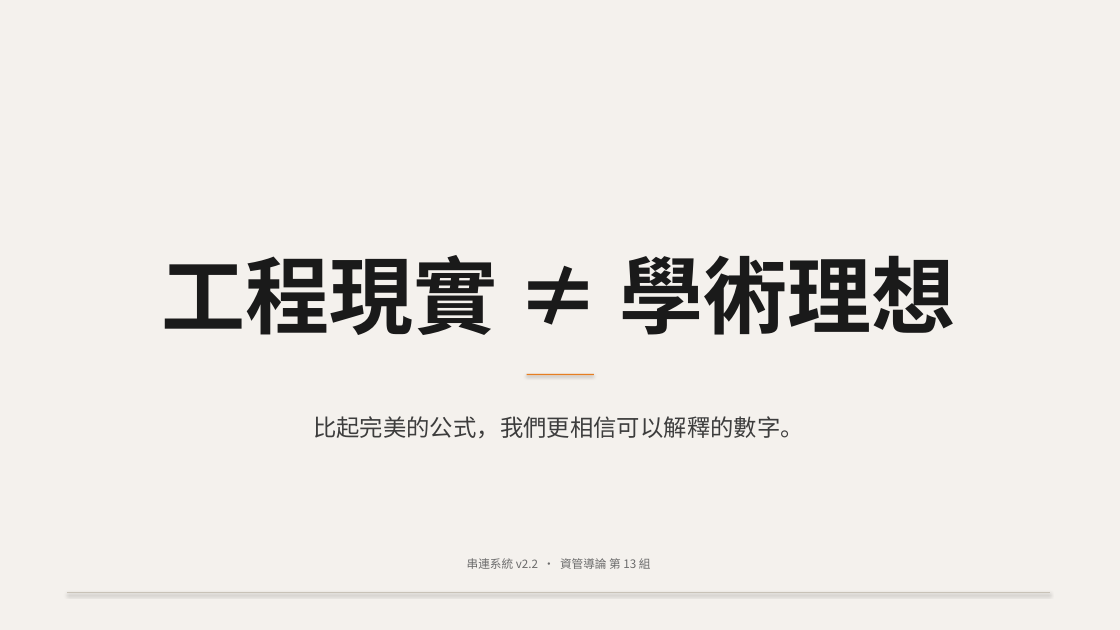
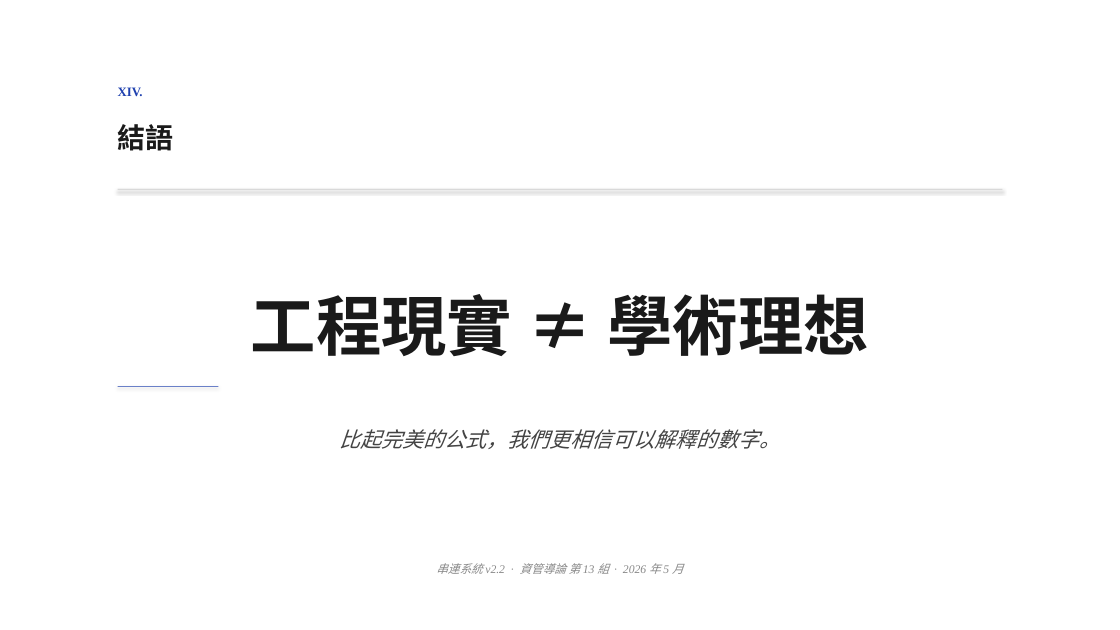
Before and after one commit to Peter2594/chuanlien-system-v2, a slide deck: slide 16 of docs/串連系統_簡報.pptx. Drawn at 1120x630 pixels with LibreOffice and Linux fonts; fonts in the diff are those of the drawing. Boxes give left, top, right and bottom in pixels: in the first picture for what was removed or moved away, otherwise in the second. Text is boxed around its words. In the diff, an @@ line names an element or a change of style, - is before the commit and + after.

Commit message:
docs(slides): 完全重做 — Sequoia Memo 風（學術備忘錄）
整份簡報重寫，從「dashboard 風格」改成「投資備忘錄風格」。

設計準則：
- 純白底 + 深黑字 + 一個藍色 accent (#1E40AF)
- 中文細明體 PMingLiU + 英文 Times New Roman（襯線字）
- 大量留白（左右 1.4 吋邊界）
- 左對齊所有文字、無卡片、無色塊
- Roman numeral 章節編號 (I., II., III., ...)
- 1.55 行距（呼吸感）
- 公式用 Times italic 呈現（學術數學風）
- 引文用 italic + 「— 角色」標注
- 表格用 hairline 分隔，無填色
- 競品分析的勾叉改 ● / ◐ / ○（serif 圓點，比 ✓ ✗ 高雅）

16 頁全部重做：
  Cover           — 巨大 serif 標題置左、藍色短線
  I. 問題         — 三段問題式 essay
  II. 解法        — 三個 problem-solution pair
  III. 員工負載   — 公式 + 三層拆解
  IV. 健康度       — 六維權重表
  V. 決策影響      — 引文 + DiD 公式 + 案例
  VI. 方法論       — 五階段條列
  VII. 智能搜尋   — BM25F 公式 + 欄位權重
  VIII. What-if   — 四種介入 + 判定邏輯
  IX. 部門網絡     — Δ 公式 + 驗證
  X. 競品分析     — 矩陣表
  XI. 技術架構     — 分層列表
  XII. 預期效益    — 大數字 + 對比敘述
  XIII. 已知限制   — 誠實揭露
  XIV. 結語       — 巨大 take-away 置中

放棄之前的「卡片 + 色塊」dashboard 美學，
改為「閱讀文件」的學術備忘錄美學。

```diff
--- a/docs/串連系統_簡報.pptx
+++ b/docs/串連系統_簡報.pptx
@@ rectangle at (0, 0, 1120, 630): fill #F4F1ED to #FFFFFF @@
@@ text added at (118, 87, 143, 96), 11 pt, text #1E40AF, bold @@
+XIV.
@@ text added at (118, 124, 174, 151), 24 pt, text #1A1A1A, bold @@
+結語
@@ rectangle added at (118, 189, 1002, 190), fill #CCCCCC @@
@@ text "工程現實 ≠ 學術理想": place and size @@
-text "工程現實 ≠ 學術理想" at (162, 255, 956, 335)
+text "工程現實 ≠ 學術理想" at (251, 294, 868, 356)
@@ text "工程現實 ≠ 學術理想" at (251, 294, 868, 356): size 72 to 56 pt; line spacing 1 to 1.1 @@
@@ rectangle added at (118, 386, 218, 387), fill #1E40AF @@
@@ rectangle removed at (527, 374, 594, 376) @@
@@ text "比起完美的公式，我們更相信可以解釋的數字。": place and size @@
-text "比起完美的公式，我們更相信可以解釋的數字。" at (313, 416, 804, 438)
+text "比起完美的公式，我們更相信可以解釋的數字。" at (339, 429, 780, 449)
@@ text "比起完美的公式，我們更相信可以解釋的數字。" at (339, 429, 780, 449): size 20 to 18 pt, text colour #3D3D3D to #444444, italic on; line spacing 1.5 to 1.6 @@
@@ text at (436, 563, 684, 574): text changed; font Noto Sans CJK TC to Times New Roman; text colour #6B6B6B to #888888; italic on @@
-串連系統 v2.2 · 資管導論 第 13 組
+串連系統 v2.2 · 資管導論 第 13 組 · 2026 年 5 月
@@ rectangle removed at (67, 592, 1050, 593) @@
```
Also in this commit, not shown: 9 other slides changed, 6 slides added, 6 slides removed, 1 other file.
